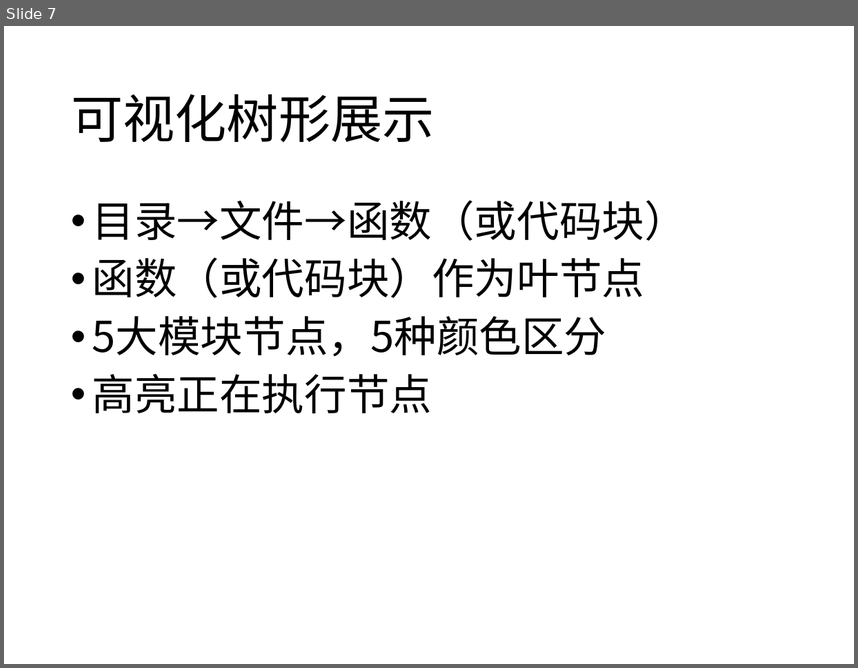
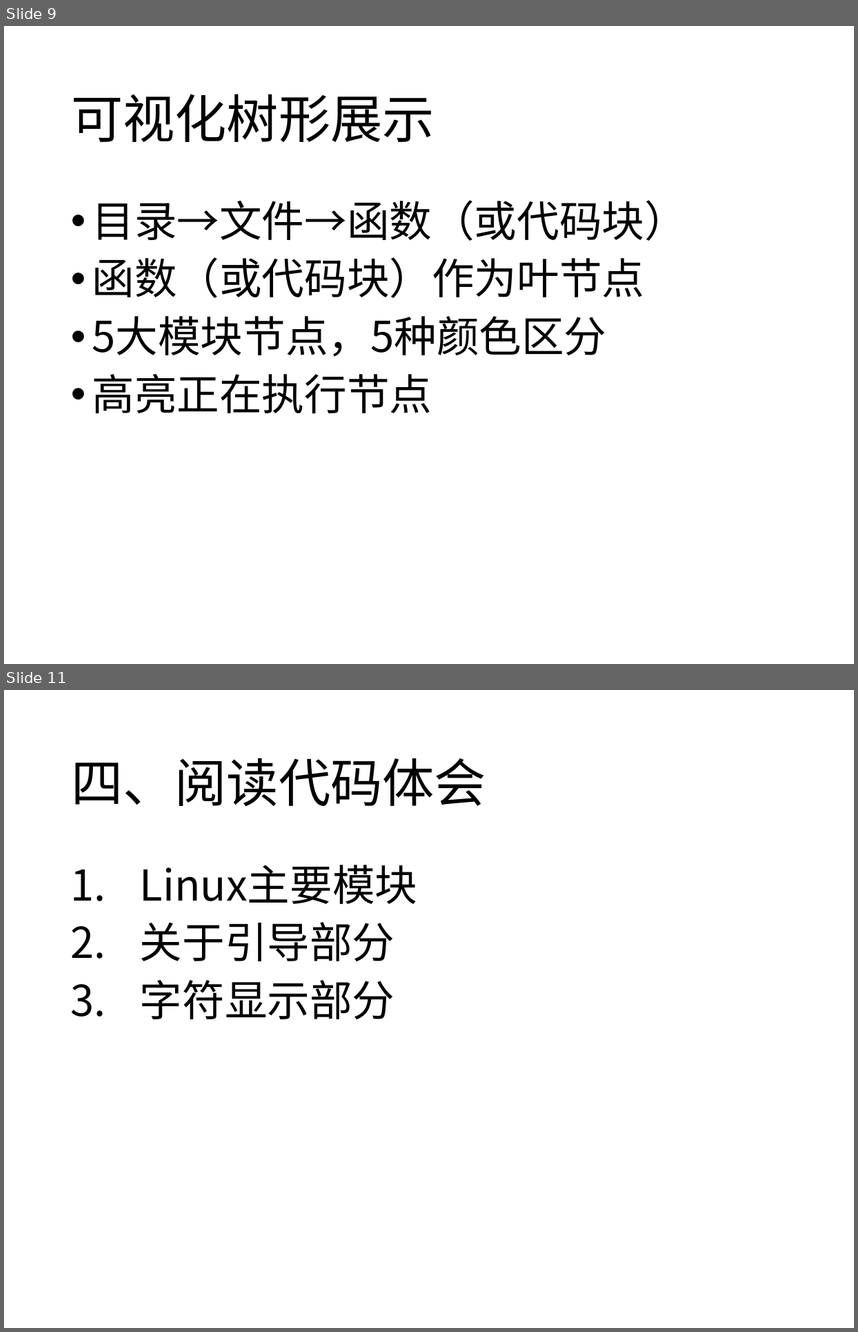
Before and after one commit to sfd158/oldlinux-homework, a slide deck: 宋振华第7周.ppt. Shown one above the other, each under a label of ours: slide 7 before the commit, slides 9 and 11 after it; the slides between them are not shown. The pictures are 858x668 and 858x1332 pixels, drawn with LibreOffice and Linux fonts; fonts in the diff are those of the drawing. Boxes give left, top, right and bottom in pixels: in the first picture for what was removed or moved away, otherwise in the second. Text is boxed around its words. In the diff, an @@ line names an element or a change of style, - is before the commit and + after.

```diff
--- a/宋振华第7周.ppt
+++ b/宋振华第7周.ppt
@@ slide 11 added at (4,690,854,1328), background #FFFFFF @@
@@ title added at (71,758,486,807), 44 pt, text #000000 @@
+四、阅读代码体会
@@ text added at (140,865,417,1019), 36 pt, text #000000 @@
+1. Linux主要模块
+2. 关于引导部分
+3. 字符显示部分
@@ what was slide 7 is now slide 9 @@
```
Also in this commit, not shown: 5 slides changed, 5 other slides added, 1 other file.
